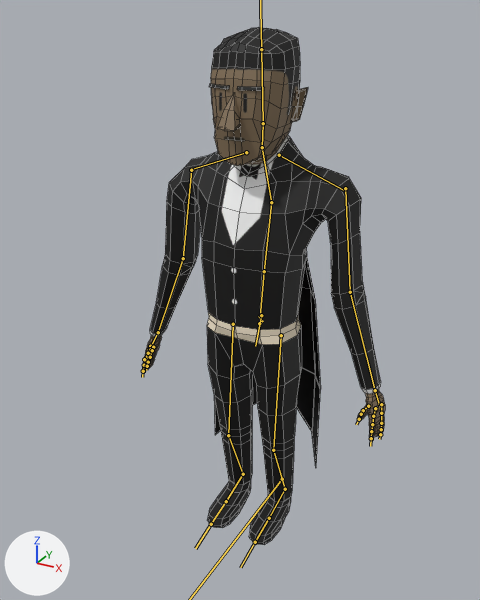
What one commit did to the FBX model Assets/Modelos/Personagem Mordomo.fbx.
Before and after are seen from a camera (50 mm lens) standing at (0.991, -1.829, 1.971) and looking at (-0.003, -0.022, 1.067). Arrows for +X, +Y and +Z are at lower left; the lights stay in place. The bones that bend it are drawn over the model as lines. Mesh edges are drawn as thin lines.

Objects in the first picture: 'Personagem'.
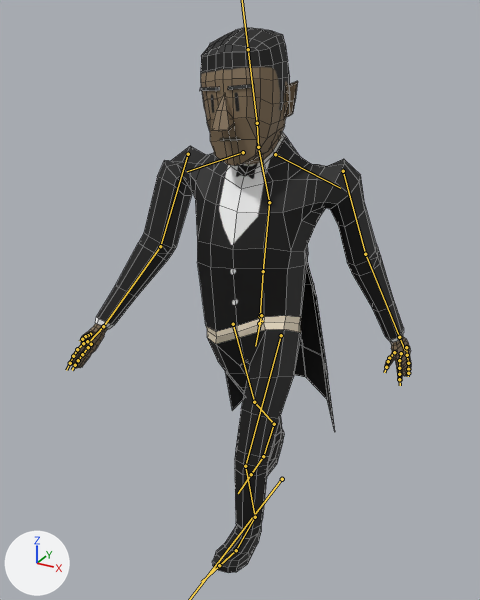
The newer file adds an action. The first version stands in its rest pose; the second is drawn at frame 1 of the action 'RIG|WALK'.

Where the change shows, as pixel boxes [x1, y1, x2, y2] in the pictures (480 x 600 px):
'Personagem', posed (41% wider)
    before: [142, 27, 385, 545]
    after: [69, 28, 411, 573]
bone 'Belly', root to tip
    before: (260, 316) to (264, 271)
    after: (260, 316) to (263, 271)
bone 'Neck', root to tip
    before: (262, 147) to (263, 123)
    after: (258, 147) to (257, 123)
bone 'Arm.L', root to tip
    before: (345, 188) to (350, 292)
    after: (343, 171) to (365, 254)
bone 'Forearm.L', root to tip
    before: (350, 292) to (375, 390)
    after: (365, 254) to (399, 337)
bone 'Arm.R', root to tip
    before: (191, 170) to (183, 258)
    after: (188, 154) to (160, 246)
bone 'Forearm.R', root to tip
    before: (183, 258) to (158, 332)
    after: (160, 246) to (103, 326)
bone 'Leg.L', root to tip
    before: (281, 335) to (273, 450)
    after: (281, 335) to (245, 466)
bone 'Calves.L', root to tip
    before: (273, 450) to (285, 489)
    after: (245, 466) to (255, 517)
bone 'Feet.L', root to tip
    before: (285, 489) to (269, 518)
    after: (255, 517) to (236, 550)
bone 'Toes.L.001', root to tip
    before: (269, 518) to (255, 542)
    after: (236, 550) to (219, 565)
bone 'Leg.R', root to tip
    before: (233, 324) to (228, 435)
    after: (233, 324) to (254, 402)
bone 'Calves.R', root to tip
    before: (228, 435) to (243, 474)
    after: (254, 402) to (274, 424)
bone 'Feet.R', root to tip
    before: (243, 474) to (226, 501)
    after: (274, 424) to (263, 456)
bone 'Toes.R.001', root to tip
    before: (226, 501) to (211, 524)
    after: (263, 456) to (251, 474)

The change, as a diff of the scene's bpy script:
```diff
--- a/Assets/Modelos/Personagem Mordomo.fbx.py
+++ b/Assets/Modelos/Personagem Mordomo.fbx.py
@@ bone_belly @@
 bone_belly = bpy.data.objects['RIG'].pose.bones['Belly']  # child of 'Master'
-bone_belly.rotation_quaternion = (1.0, 0.0, 0.0, 0.0)  # degrees (0, 0, 0)
+bone_belly.rotation_quaternion = (1.0, 0.0, -0.002, 0.011)  # degrees (0, 0, 1)
@@ bone_neck @@
 bone_neck = bpy.data.objects['RIG'].pose.bones['Neck']  # child of 'Traps'
-bone_neck.rotation_quaternion = (1.0, 0.0, 0.0, 0.0)  # degrees (0, 0, 0)
+bone_neck.rotation_quaternion = (0.999, 0.005, 0.007, 0.043)  # degrees (1, 1, 5)
@@ bone_arm_l @@
 bone_arm_l = bpy.data.objects['RIG'].pose.bones['Arm.L']  # child of 'Clavicle.L'
-bone_arm_l.location = (0.0, 0.0, 0.0)
-bone_arm_l.rotation_quaternion = (1.0, 0.0, 0.0, 0.0)  # degrees (0, 0, 0)
+bone_arm_l.location = (0.006, -0.046, 0.001)
+bone_arm_l.rotation_quaternion = (0.975, 0.205, 0.028, 0.084)  # degrees (24, 1, 10)
@@ bone_forearm_l @@
 bone_forearm_l = bpy.data.objects['RIG'].pose.bones['Forearm.L']  # child of 'Arm.L'
-bone_forearm_l.rotation_quaternion = (1.0, 0.0, 0.0, 0.0)  # degrees (0, 0, 0)
+bone_forearm_l.rotation_quaternion = (0.997, -0.064, -0.027, -0.036)  # degrees (-7, -3, -4)
@@ bone_arm_r @@
 bone_arm_r = bpy.data.objects['RIG'].pose.bones['Arm.R']  # child of 'Clavicle.R'
-bone_arm_r.location = (0.0, 0.0, 0.0)
-bone_arm_r.rotation_quaternion = (1.0, 0.0, 0.0, 0.0)  # degrees (0, 0, 0)
+bone_arm_r.location = (-0.007, -0.059, 0.002)
+bone_arm_r.rotation_quaternion = (0.979, -0.177, 0.025, 0.093)  # degrees (-20, 5, 10)
@@ bone_forearm_r @@
 bone_forearm_r = bpy.data.objects['RIG'].pose.bones['Forearm.R']  # child of 'Arm.R'
-bone_forearm_r.rotation_quaternion = (1.0, 0.0, 0.0, 0.0)  # degrees (0, 0, 0)
+bone_forearm_r.rotation_quaternion = (0.994, -0.092, 0.037, 0.052)  # degrees (-10, 5, 6)
@@ bone_leg_l @@
 bone_leg_l = bpy.data.objects['RIG'].pose.bones['Leg.L']  # child of 'Hips'
-bone_leg_l.rotation_quaternion = (1.0, 0.0, 0.0, 0.0)  # degrees (0, 0, 0)
+bone_leg_l.rotation_quaternion = (0.968, -0.251, 0.0, 0.0)  # degrees (-29, 0, 0)
@@ bone_calves_l @@
 bone_calves_l = bpy.data.objects['RIG'].pose.bones['Calves.L']  # child of 'Leg.L'
-bone_calves_l.rotation_quaternion = (1.0, 0.0, 0.0, 0.0)  # degrees (0, 0, 0)
+bone_calves_l.rotation_quaternion = (0.985, 0.174, 0.0, 0.0)  # degrees (20, 0, 0)
@@ bone_feet_l @@
 bone_feet_l = bpy.data.objects['RIG'].pose.bones['Feet.L']  # child of 'Calves.L'
-bone_feet_l.rotation_quaternion = (1.0, 0.0, 0.0, 0.0)  # degrees (0, 0, 0)
+bone_feet_l.rotation_quaternion = (0.997, 0.084, 0.0, 0.0)  # degrees (10, 0, 0)
@@ bone_toes_l_001 @@
 bone_toes_l_001 = bpy.data.objects['RIG'].pose.bones['Toes.L.001']  # child of 'Feet.L'
-bone_toes_l_001.rotation_quaternion = (1.0, 0.0, 0.0, 0.0)  # degrees (0, 0, 0)
+bone_toes_l_001.rotation_quaternion = (0.971, -0.241, 0.0, 0.0)  # degrees (-28, 0, 0)
@@ bone_leg_r @@
 bone_leg_r = bpy.data.objects['RIG'].pose.bones['Leg.R']  # child of 'Hips'
-bone_leg_r.rotation_quaternion = (1.0, 0.0, 0.0, 0.0)  # degrees (0, 0, 0)
+bone_leg_r.rotation_quaternion = (0.973, 0.232, 0.0, 0.0)  # degrees (27, 0, 0)
@@ bone_calves_r @@
 bone_calves_r = bpy.data.objects['RIG'].pose.bones['Calves.R']  # child of 'Leg.R'
-bone_calves_r.rotation_quaternion = (1.0, 0.0, 0.0, 0.0)  # degrees (0, 0, 0)
+bone_calves_r.rotation_quaternion = (0.996, -0.086, 0.0, 0.0)  # degrees (-10, 0, 0)
@@ bone_feet_r @@
 bone_feet_r = bpy.data.objects['RIG'].pose.bones['Feet.R']  # child of 'Calves.R'
-bone_feet_r.rotation_quaternion = (1.0, 0.0, 0.0, 0.0)  # degrees (0, 0, 0)
+bone_feet_r.rotation_quaternion = (0.988, 0.155, 0.0, 0.0)  # degrees (18, 0, 0)
@@ bone_toes_r_001 @@
 bone_toes_r_001 = bpy.data.objects['RIG'].pose.bones['Toes.R.001']  # child of 'Feet.R'
-bone_toes_r_001.rotation_quaternion = (1.0, 0.0, 0.0, 0.0)  # degrees (0, 0, 0)
+bone_toes_r_001.rotation_quaternion = (0.944, -0.33, 0.0, 0.0)  # degrees (-39, 0, 0)
```
